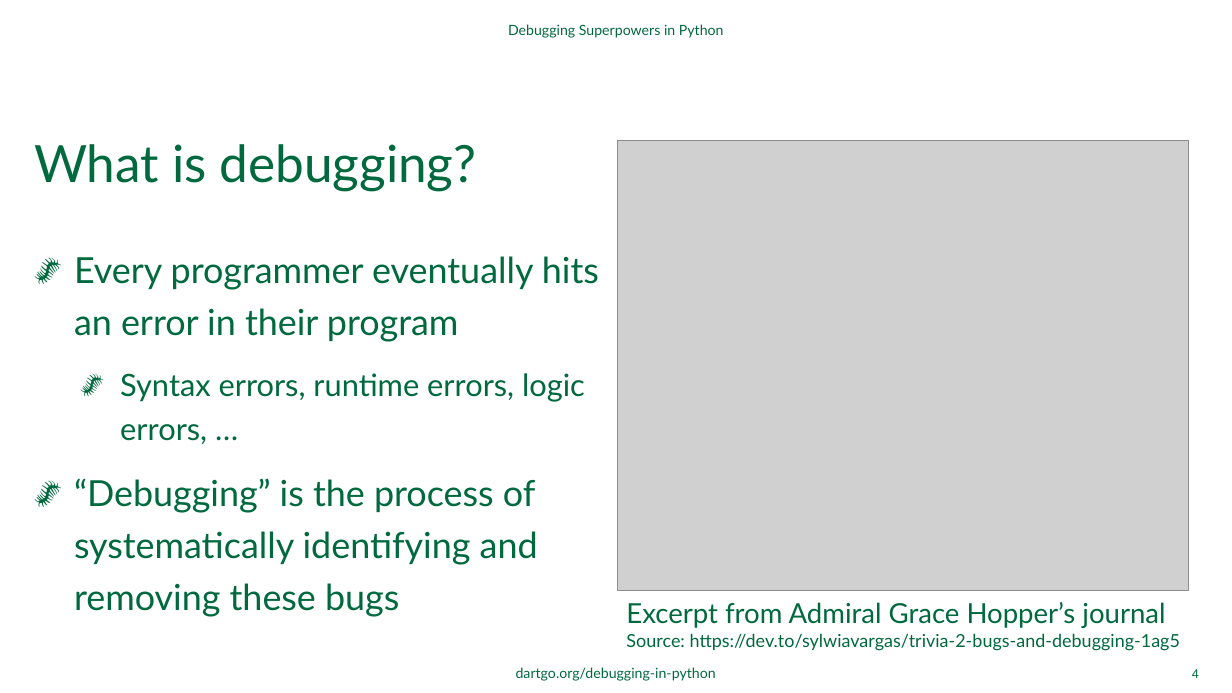
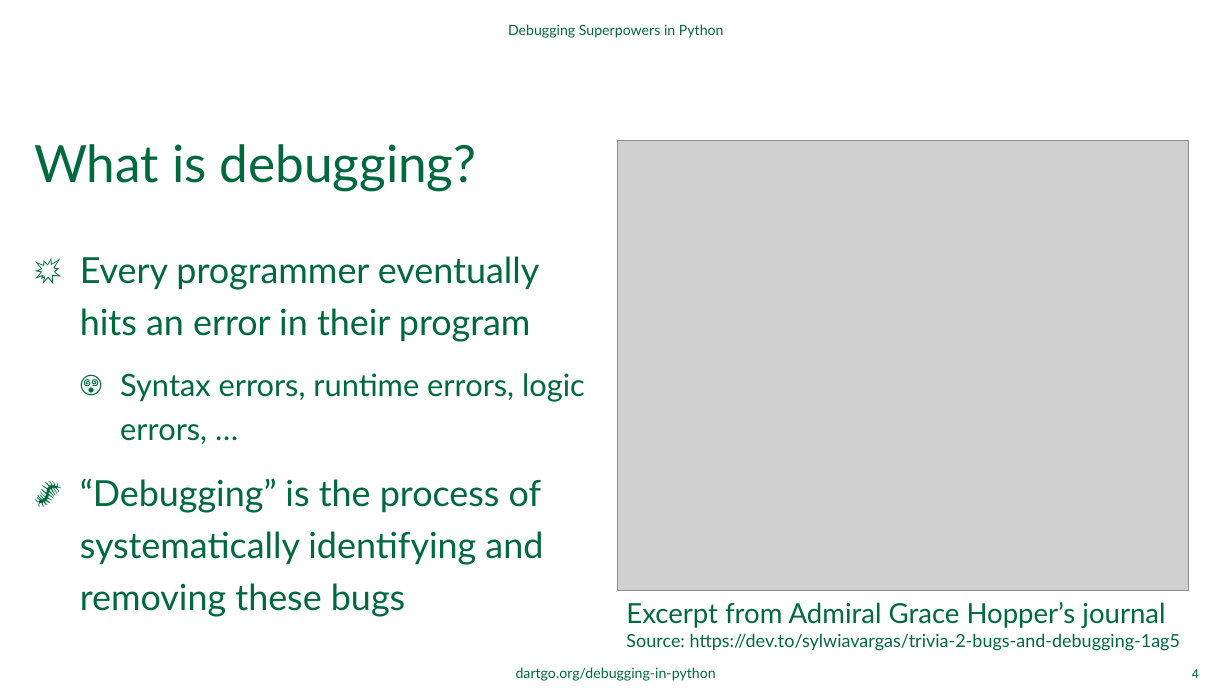
Before and after one commit to dartmouth/debugging-in-python, a slide deck: slide 4 of ppt/debugging-in-python.pptx. Drawn at 1232x693 pixels with LibreOffice and Linux fonts; fonts in the diff are those of the drawing; grey boxes stand for pictures; background and template pictures are left out. Boxes give left, top, right and bottom in pixels: in the first picture for what was removed or moved away, otherwise in the second. Text is boxed around its words. In the diff, an @@ line names an element or a change of style, - is before the commit and + after.

```diff
--- a/ppt/debugging-in-python.pptx
+++ b/ppt/debugging-in-python.pptx
@@ text "Every programmer eventually hits an ..." at (80,256,585,617): bullet 🐛 to 💥; bullet 🐛 to 😵‍; indent changed @@
```
Also in this commit, not shown: 5 other slides changed, 2 slides added, 3 slides removed.
